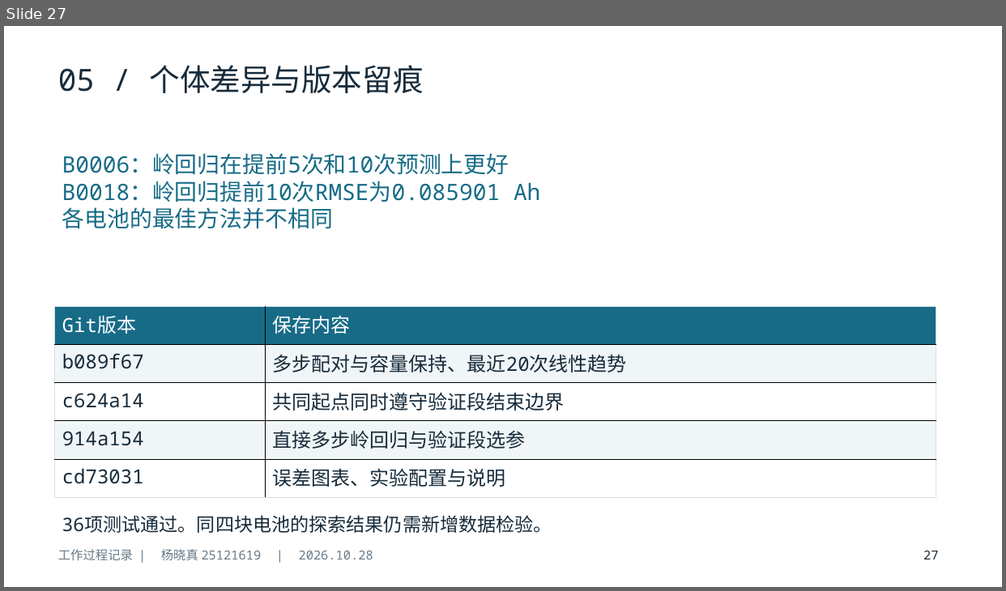
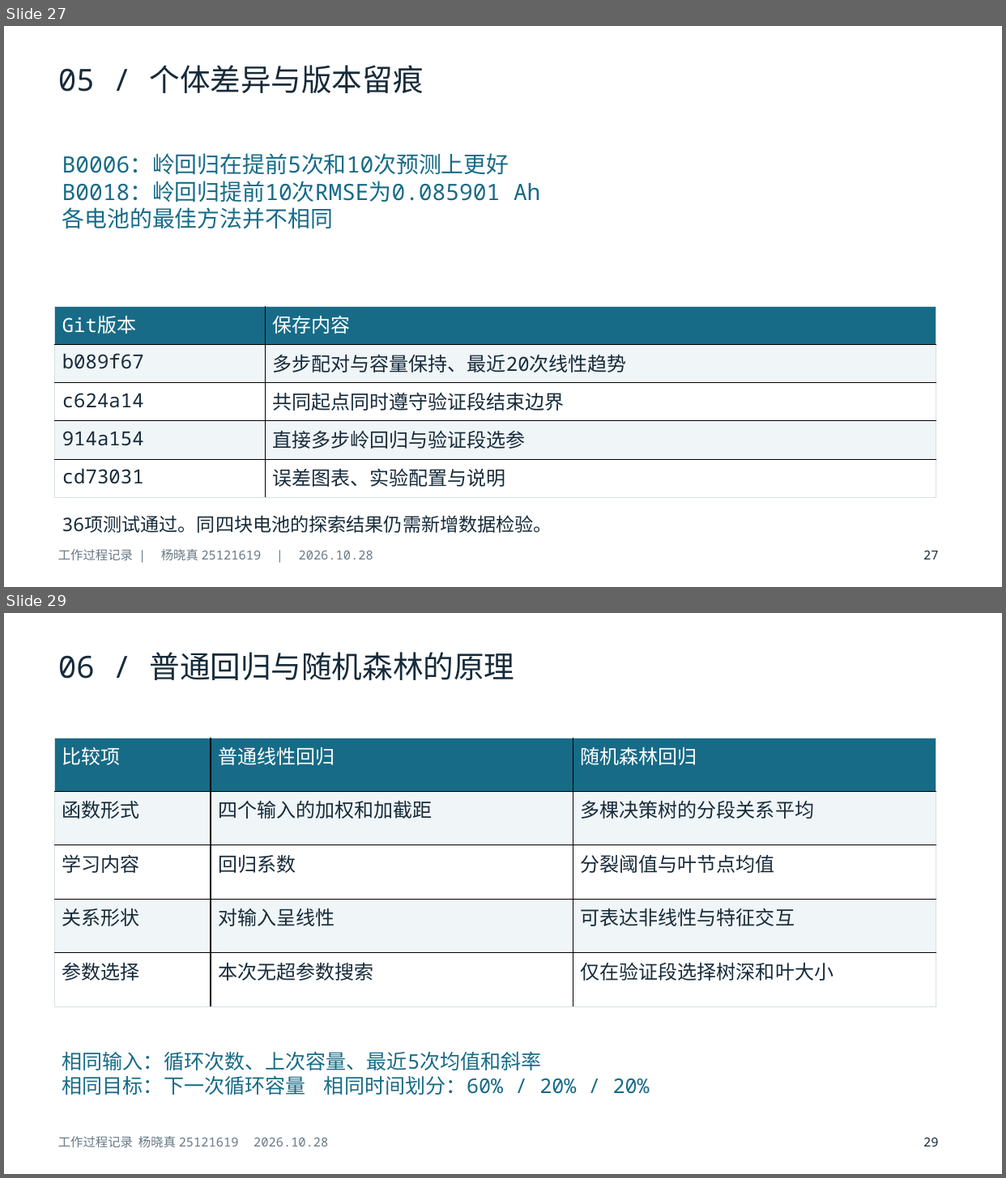
Before and after one commit to yxz666-Y/python-midterm-pre, a slide deck: deliverables/题目三_工作过程.pptx. Shown one above the other, each under a label of ours: slide 27 before the commit, slides 27 and 29 after it; the slides between them are not shown. The pictures are 1006x591 and 1006x1178 pixels, drawn with LibreOffice and Linux fonts; fonts in the diff are those of the drawing. Boxes give left, top, right and bottom in pixels: in the first picture for what was removed or moved away, otherwise in the second. Text is boxed around its words. In the diff, an @@ line names an element or a change of style, - is before the commit and + after.

Commit message:
docs: 对比普通回归与随机森林并保存报告和34页过程PPT

```diff
--- a/deliverables/题目三_工作过程.pptx
+++ b/deliverables/题目三_工作过程.pptx
@@ slide 29 added at (4, 613, 1002, 1174), background #FFFFFF @@
@@ text added at (58, 652, 515, 680), 29.2 pt, text #172B3A @@
+06 / 普通回归与随机森林的原理
@@ table added at (55, 738, 936, 1007), 5 rows, 3 columns @@
+比较项 | 普通线性回归 | 随机森林回归
+函数形式 | 四个输入的加权和加截距 | 多棵决策树的分段关系平均
+学习内容 | 回归系数 | 分裂阈值与叶节点均值
+关系形状 | 对输入呈线性 | 可表达非线性与特征交互
+参数选择 | 本次无超参数搜索 | 仅在验证段选择树深和叶大小
@@ text added at (62, 1052, 650, 1095), 19.5 pt, text #176B87 @@
+相同输入：循环次数、上次容量、最近5次均值和斜率
+相同目标：下一次循环容量 相同时间划分：60% / 20% / 20%
@@ text added at (58, 1136, 328, 1148), 12 pt, text #687985 @@
+工作过程记录 杨晓真 25121619 2026.10.28
@@ text added at (923, 1138, 938, 1147), 12 pt, text #172B3A @@
+29
```
Also in this commit, not shown: 6 other slides added, 19 other files.
